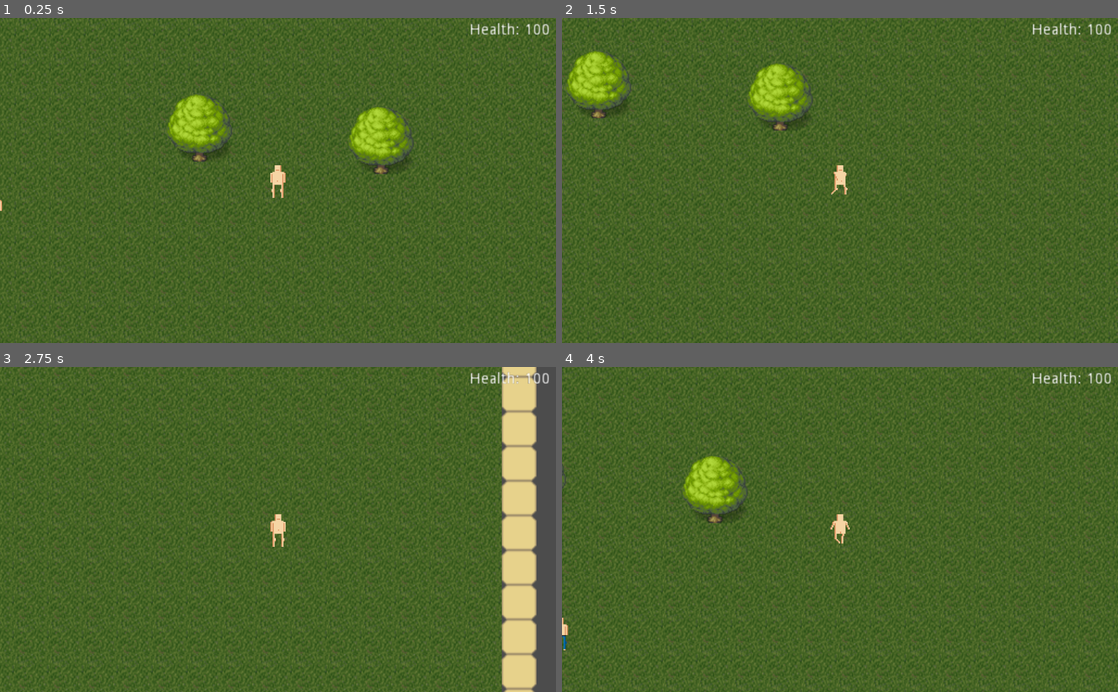
Above: before the commit, frames 1-4 (two rows, left to right).
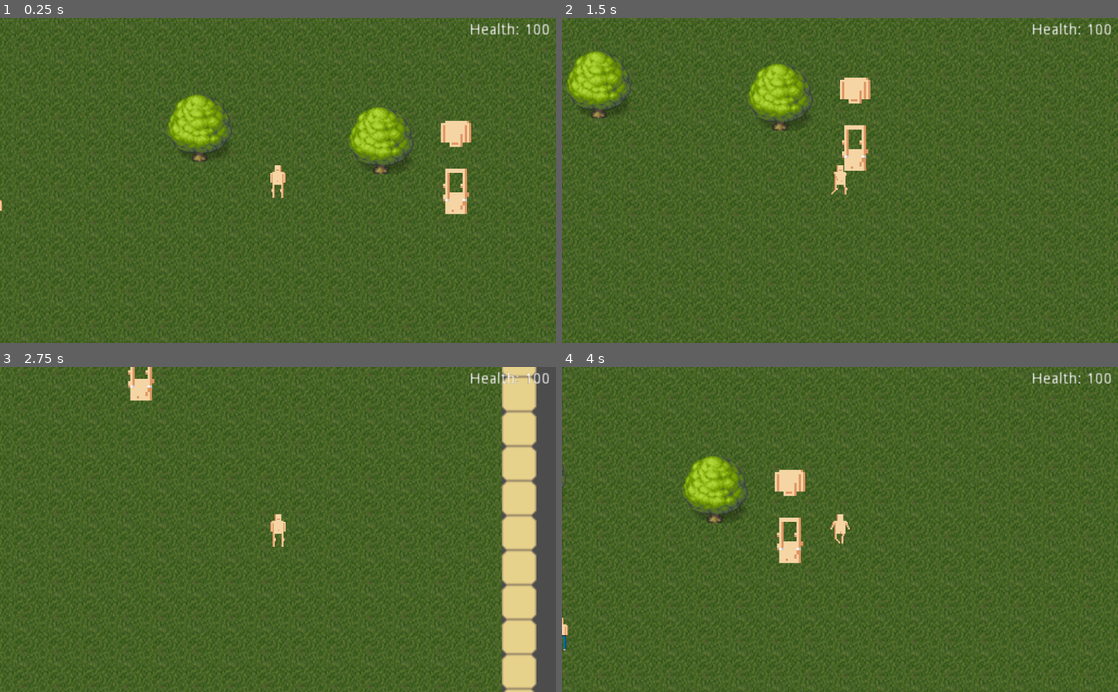
Above: after the commit, the same moments.

Repository: gvekan/ludum-dare-45
Game: Godot game, scene res://scenes/World.tscn
The game is run twice, just before and just after one commit, with the same random seed, the same clock (stepped at 60 frames per second) and the same inputs.
Inputs:
- Up to frame 1 (0.25 s): no input
- Up to frame 2 (1.5 s): tap Enter at 0.5 s; hold Right (ui_right) 0.53-1.28 s; hold Down (ui_down) from 1.28 s (still down)
- Up to frame 3 (2.75 s): release Down (ui_down) at 2.03 s; hold Right (ui_right) from 2.03 s (still down)
- Up to frame 4 (4 s): release Right (ui_right) at 2.78 s; hold Up (ui_up) 2.78-3.53 s; hold Left (ui_left) from 3.53 s (still down)

The runs differ from the first frame. In frame 1, 0.9% of the frame differs, in the area x 79-85%, y 31-61%; in frame 2, 0.9%; in frame 3, 0.4%; in frame 4, 0.9%, in the area x 38-44%, y 31-61%.

Commit message:
Ugliest fashion check possible

Diff:
--- a/scenes/Items/item.gd
+++ b/scenes/Items/item.gd
@@ -1,6 +1,8 @@
 extends Area2D
 
 export var ID = "legs"
+
+signal texture_changed
 
 func _ready():
 	connect("body_entered",self,"_on_item_body_entered")
@@ -10,3 +12,4 @@
 	if body.name == "Player":
 		queue_free()
 		body.append_item(ID, $Sprite.texture)
+		emit_signal("texture_changed", ID, $Sprite.texture)
--- a/scenes/World.gd
+++ b/scenes/World.gd
@@ -2,6 +2,9 @@
 
 var item = preload("res://scenes/Items/Item.tscn")
 var legs_jeans = preload("res://assets/characters/jeans-legs.png")
+var correct_fashion = []
+var player_fashion = []
+var is_correct_fashion = false
 
 # Called when the node enters the scene tree for the first time.
 func _ready():
@@ -11,6 +14,48 @@
 	new_item.position = Vector2(100, 100)
 	add_child(new_item)
 
+	new_item.connect("texture_changed", self, "update_texture")
+
+	player_fashion.append(get_node("YSort/Player/Feet").texture)
+	player_fashion.append(get_node("YSort/Player/Head").texture)
+	player_fashion.append(get_node("YSort/Player/UpperBody").texture)
+	player_fashion.append(get_node("YSort/Player/Legs").texture)
+
+	correct_fashion.append(get_node("Fashion/Feet").texture)
+	correct_fashion.append(get_node("Fashion/Head").texture)
+	correct_fashion.append(get_node("Fashion/UpperBody").texture)
+	correct_fashion.append(get_node("Fashion/Legs").texture)
+	if correct_fashion == player_fashion:
+		is_correct_fashion = true
+	else:
+		is_correct_fashion = false
+	print(is_correct_fashion)
+
+func update_texture(ID, texture):
+	if ID == "legs":
+		player_fashion[0] = (get_node("YSort/Player/Feet").texture)
+		player_fashion[1] = (get_node("YSort/Player/Head").texture)
+		player_fashion[2] = (get_node("YSort/Player/UpperBody").texture)
+		player_fashion[3] = texture
+	elif ID == "feet":
+		player_fashion[0] = texture
+		player_fashion[1] = (get_node("YSort/Player/Head").texture)
+		player_fashion[2] = (get_node("YSort/Player/UpperBody").texture)
+		player_fashion[3] = (get_node("YSort/Player/Legs").texture)
+	elif ID == "head":
+		player_fashion[0] = (get_node("YSort/Player/Feet").texture)
+		player_fashion[1] = texture
+		player_fashion[2] = (get_node("YSort/Player/UpperBody").texture)
+		player_fashion[3] = (get_node("YSort/Player/Legs").texture)
+	elif ID == "upper":
+		player_fashion[0] = (get_node("YSort/Player/Feet").texture)
+		player_fashion[1] = (get_node("YSort/Player/Head").texture)
+		player_fashion[2] = texture
+		player_fashion[3] = (get_node("YSort/Player/Legs").texture)
+
+	if correct_fashion == player_fashion:
+		is_correct_fashion = true
+	else:
+		is_correct_fashion = false
+	print(is_correct_fashion)
 # Called every frame. 'delta' is the elapsed time since the previous frame.
-#func _process(delta):
-#	pass
--- a/scenes/World.tscn
+++ b/scenes/World.tscn
@@ -1,10 +1,11 @@
-[gd_scene load_steps=6 format=2]
+[gd_scene load_steps=7 format=2]
 
 [ext_resource path="res://scenes/World.gd" type="Script" id=1]
 [ext_resource path="res://scenes/world_.tres" type="TileSet" id=2]
 [ext_resource path="res://scenes/Characters/NPC/NPC.tscn" type="PackedScene" id=3]
 [ext_resource path="res://scenes/Characters/Player/Player.tscn" type="PackedScene" id=4]
 [ext_resource path="res://scenes/Structures/Tree.tscn" type="PackedScene" id=5]
+[ext_resource path="res://scenes/Fashion/Fashion.tscn" type="PackedScene" id=6]
 
 [node name="World" type="Node2D"]
 script = ExtResource( 1 )
@@ -28,3 +29,6 @@
 
 [node name="Tree2" parent="YSort" instance=ExtResource( 5 )]
 position = Vector2( 423.701, 198.55 )
+
+[node name="Fashion" parent="." instance=ExtResource( 6 )]
+position = Vector2( 659.929, 233.943 )
